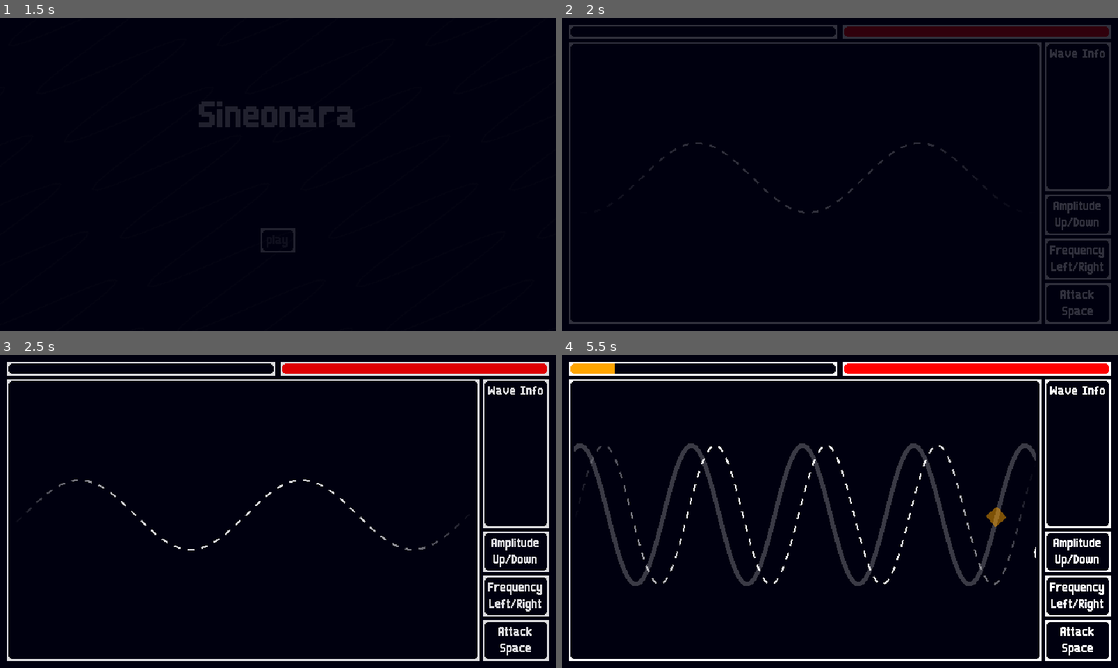
Above: before the commit, frames 1-4 (two rows, left to right).
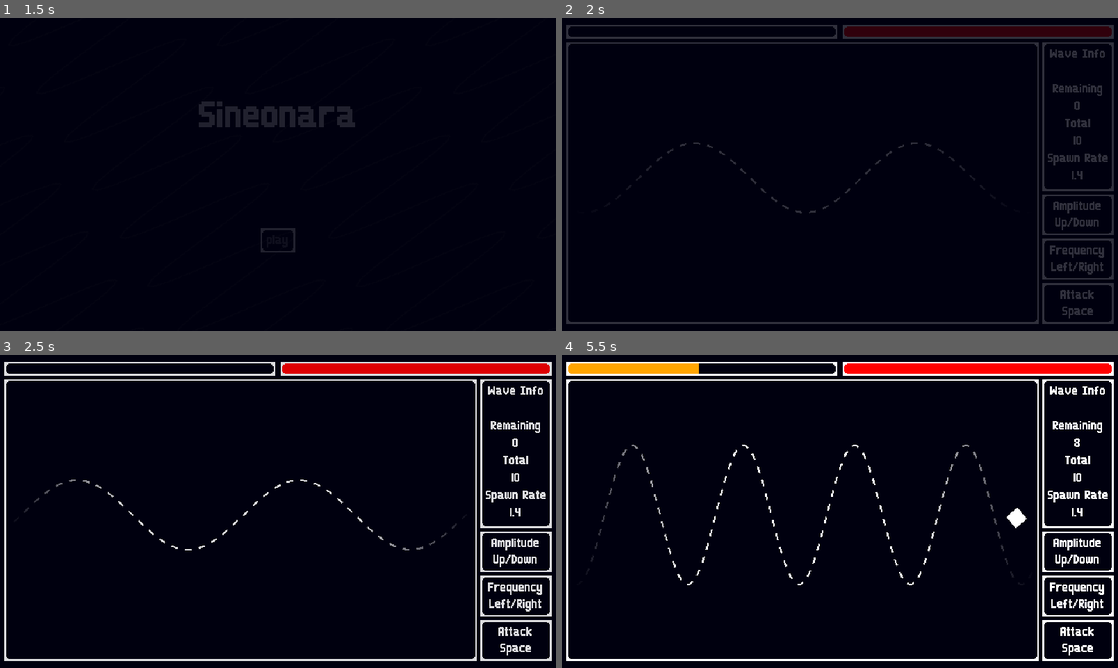
Above: after the commit, the same moments.

Repository: riSygneD/Sineonara
Game: Godot game, scene res://main.tscn
Two runs of this game, one before a commit and one after it. Both use one fixed random seed, a clock stepped at 60 frames per second and the inputs below. The project has no main scene, so this scene is started directly.
Inputs:
- Up to frame 1 (1.5 s): click "play" at 0.5 s; tap Space (attack) at 1.35 s
- Up to frame 2 (2 s): no input
- Up to frame 3 (2.5 s): tap Space (attack) at 2.1 s
- Up to frame 4 (5.5 s): tap S (decrease_amplitude) at 2.85 s; tap Space (attack) every 0.75 s from 3.05 to 5.3 s; tap D (decrease_frequency) at 3.6 s; tap W (increase_amplitude) at 4.35 s; tap A (increase_frequency) at 5.1 s

Frame 1 is identical in both runs. In frame 2, 3.2% of the frame differs, in the area x 0-100%, y 2-98%; in frame 3, 3.3%; in frame 4, 7.8%.
Error before the commit: Invalid call. Nonexistent function 'get_energy' in base 'Nil'. (res://player_path_controller.gd:25)

Commit message:
Lots; should be finished

Diff:
--- a/enemies/basic_enemy.gd
+++ b/enemies/basic_enemy.gd
@@ -31,4 +31,3 @@
 
 func _on_screen_exited() -> void:
 	SignalBus.enemy_reached_left.emit()
-	print("hi owo")
--- /dev/null
+++ b/game_over_screen.gd
@@ -0,0 +1,16 @@
+class_name GameOverScreen
+extends Control
+
+
+signal main_menu_requested
+
+
+@onready var main_menu_button: Button = %MainMenuButton
+
+
+func _ready() -> void:
+	main_menu_button.pressed.connect(_on_main_menu_button_pressed)
+
+func _on_main_menu_button_pressed() -> void:
+	main_menu_button.set_disabled(true)
+	main_menu_requested.emit()
--- /dev/null
+++ b/game_over_screen.tscn
@@ -0,0 +1,50 @@
+[gd_scene load_steps=3 format=3 uid="uid://da0h5pqfitjqn"]
+
+[ext_resource type="Theme" uid="uid://18prg1h5nv17" path="res://main_menu_theme.tres" id="1_gt22q"]
+[ext_resource type="Script" uid="uid://dw3wlikydg04l" path="res://game_over_screen.gd" id="2_w3hxg"]
+
+[node name="GameOverScreen" type="Control"]
+process_mode = 3
+layout_mode = 3
+anchors_preset = 15
+anchor_right = 1.0
+anchor_bottom = 1.0
+grow_horizontal = 2
+grow_vertical = 2
+theme = ExtResource("1_gt22q")
+script = ExtResource("2_w3hxg")
+
+[node name="ColorRect" type="ColorRect" parent="."]
+layout_mode = 1
+anchors_preset = 15
+anchor_right = 1.0
+anchor_bottom = 1.0
+grow_horizontal = 2
+grow_vertical = 2
+color = Color(0, 0, 0.05882353, 0.7490196)
+
+[node name="VBoxContainer" type="VBoxContainer" parent="."]
+layout_mode = 1
+anchors_preset = 13
+anchor_left = 0.5
+anchor_right = 0.5
+anchor_bottom = 1.0
+offset_left = -32.5
+offset_right = 32.5
+grow_horizontal = 2
+grow_vertical = 2
+alignment = 1
+
+[node name="Label" type="Label" parent="VBoxContainer"]
+modulate = Color(1, 0, 0, 1)
+layout_mode = 2
+text = "game over"
+horizontal_alignment = 1
+
+[node name="Control" type="Control" parent="VBoxContainer"]
+layout_mode = 2
+
+[node name="MainMenuButton" type="Button" parent="VBoxContainer"]
+unique_name_in_owner = true
+layout_mode = 2
+text = "main menu"
--- a/game_world.gd
+++ b/game_world.gd
@@ -1,18 +1,93 @@
+class_name GameWorld
 extends Node2D
+
+
+signal wave_updated(wave_info : WaveInfo)
+signal wave_enemies_remaining_updated
+signal wave_finished
+
+
+const GAME_OVER_UID = "uid://da0h5pqfitjqn"
+
+var wave_info : WaveInfo = WaveInfo.new(10, 1.4):
+	get = get_wave_info
+var wave_enemies_remaining : int = 0:
+	get = get_wave_enemies_remaining,
+	set = set_wave_enemies_remaining
+var player_stats : PlayerStats
+
 
 @onready var spawn_timer: Timer = %SpawnTimer
 @onready var enemy_spawner: EnemySpawner = %EnemySpawner
 
+
 func _ready() -> void:
+	wave_finished.connect(_on_wave_finished)
 	spawn_timer.timeout.connect(_on_spawn_timer_timeout)
 	await get_tree().create_timer(1.0, false, true).timeout
 	start_game()
 
+
+func get_wave_info() -> WaveInfo:
+	return wave_info
+
+func get_wave_enemies_remaining() -> int:
+	return wave_enemies_remaining
+
+func set_wave_enemies_remaining(value : int) -> void:
+	wave_enemies_remaining = value
+	wave_enemies_remaining_updated.emit(value)
+
+
 func _on_spawn_timer_timeout() -> void:
-	enemy_spawner.spawn_enemy()
+	if wave_enemies_remaining > 0:
+		enemy_spawner.spawn_enemy()
+		wave_enemies_remaining -= 1
+	else:
+		wave_finished.emit()
+		spawn_timer.stop()
+
+
+func _on_wave_finished() -> void:
+	wave_info.num_enemies += 5
+	wave_info.spawn_time = maxf(1.0, wave_info.spawn_time - 0.1)
+	wave_updated.emit(wave_info)
+	await get_tree().create_timer(5.0, false, true).timeout
+	start_next_wave()
+
 
 func start_game() -> void:
-	var player_stats := PlayerStats.new()
-	SignalBus.player_stats_initialized.emit(player_stats)
+	var p_player_stats := PlayerStats.new()
+	SignalBus.player_stats_initialized.emit(p_player_stats)
+	player_stats = p_player_stats
+	player_stats.no_health.connect(_on_no_health)
 
-	spawn_timer.start()
+	start_next_wave()
+
+
+func start_next_wave() -> void:
+	wave_enemies_remaining = wave_info.num_enemies
+	spawn_timer.start(wave_info.spawn_time)
+	player_stats.set_health(player_stats.get_health() + 1)
+
+
+func _on_no_health() -> void:
+	ResourceLoader.load_threaded_request(GAME_OVER_UID)
+
+	var tween := create_tween().set_trans(Tween.TRANS_QUAD)\
+			.set_ease(Tween.EASE_OUT).set_ignore_time_scale(true)
+	tween.tween_property(Engine, "time_scale", 0.0, 0.75)
+	tween.tween_callback(get_tree().set_pause.bind(true))
+	await tween.finished
+
+	var status : ResourceLoader.ThreadLoadStatus\
+			 = ResourceLoader.load_threaded_get_status(GAME_OVER_UID)
+	while status != ResourceLoader.ThreadLoadStatus.THREAD_LOAD_LOADED:
+		await get_tree().physics_frame
+		status = ResourceLoader.load_threaded_get_status(GAME_OVER_UID)
+
+	var game_over_scene : PackedScene\
+			 = ResourceLoader.load_threaded_get(GAME_OVER_UID) as PackedScene
+	var game_over_node : Node = game_over_scene.instantiate()
+	var main_node : Node = get_tree().get_first_node_in_group("main")
+	main_node.add_child(game_over_node)
--- a/main.gd
+++ b/main.gd
@@ -1,8 +1,9 @@
 extends Node
 
 
+const GAME_UID = "uid://dw88n4b32l7vi"
+const MAIN_MENU_UID = "uid://daudfjxicymcy"
 const MAIN_MENU = preload("uid://daudfjxicymcy")
-const GAME_UID = "uid://dw88n4b32l7vi"
 
 
 var fade_tween : Tween
@@ -15,13 +16,20 @@
 
 
 func _ready() -> void:
-	var main_menu : MainMenu = MAIN_MENU.instantiate() as MainMenu
+	if not is_in_group("main"):
+		add_to_group("main")
+
+	var main_menu_scene : PackedScene = ResourceLoader.load(MAIN_MENU_UID) as PackedScene
+	var main_menu : Node = main_menu_scene.instantiate()
 	add_child(main_menu)
 
 
 func _on_child_entered_tree(child : Node) -> void:
 	if child is MainMenu:
-		child.game_start_requested.connect(_on_game_start_requested.bind(child), CONNECT_ONE_SHOT)
+		child.game_start_requested.connect(_on_game_start_requested.bind(child),
+				CONNECT_ONE_SHOT)
+	elif child is GameOverScreen:
+		child.main_menu_requested.connect(_on_main_menu_requested, CONNECT_ONE_SHOT)
 
 
 func _on_game_start_requested(main_menu : MainMenu = null) -> void:
@@ -29,7 +37,8 @@
 
 	await fade_out()
 
-	main_menu.queue_free()
+	if main_menu:
+		main_menu.queue_free()
 
 	var status : ResourceLoader.ThreadLoadStatus = ResourceLoader.load_threaded_get_status(GAME_UID)
 	while status != ResourceLoader.ThreadLoadStatus.THREAD_LOAD_LOADED:
@@ -45,15 +54,44 @@
 	print("game should be loaded and visible! :3")
 
 
+func _on_main_menu_requested() -> void:
+	print("running")
+	ResourceLoader.load_threaded_request(MAIN_MENU_UID)
+
+	await fade_out()
+
+	for child : Node in get_children():
+		if child == fade_overlay:
+			continue
+		child.queue_free()
+	Engine.set_time_scale(1.0)
+
+	var status : ResourceLoader.ThreadLoadStatus = ResourceLoader.load_threaded_get_status(MAIN_MENU_UID)
+	while status != ResourceLoader.ThreadLoadStatus.THREAD_LOAD_LOADED:
+		await get_tree().physics_frame
+		status = ResourceLoader.load_threaded_get_status(MAIN_MENU_UID)
+
+	var menu_scene : PackedScene = ResourceLoader.load_threaded_get(MAIN_MENU_UID) as PackedScene
+	var menu_node : Node = menu_scene.instantiate()
+	add_child(menu_node)
+
+	await fade_in()
+
+	print("menu should be loaded and visible! :3")
+
+
 func fade_in(duration : float = 1.0) -> Signal:
 	return fade(0.0, duration)
+
 
 func fade_out(duration : float = 1.0) -> Signal:
 	return fade(1.0, duration)
 
+
 func fade(alpha : float, duration : float = 1.0) -> Signal:
 	if fade_tween:
 		fade_tween.kill()
-	fade_tween = create_tween().set_trans(Tween.TRANS_QUAD).set_ease(Tween.EASE_IN)
+	fade_tween = create_tween().set_trans(Tween.TRANS_QUAD)\
+			.set_ease(Tween.EASE_IN).set_ignore_time_scale(true)
 	fade_tween.tween_property(fade_overlay, "color:a", alpha, duration)
 	return fade_tween.finished
--- a/main.tscn
+++ b/main.tscn
@@ -2,10 +2,11 @@
 
 [ext_resource type="Script" uid="uid://dub35u32gkum2" path="res://main.gd" id="1_ig7tw"]
 
-[node name="Main" type="Node"]
+[node name="Main" type="Node" groups=["main"]]
+process_mode = 3
 script = ExtResource("1_ig7tw")
 
-[node name="FadeOverlay" type="ColorRect" parent="."]
+[node name="FadeOverlay" type="ColorRect" parent="." groups=["main"]]
 unique_name_in_owner = true
 z_index = 2048
 anchors_preset = 15
--- a/main_menu.gd
+++ b/main_menu.gd
@@ -5,13 +5,25 @@
 signal game_start_requested
 
 
+var static_tween : Tween
+
+
 @onready var play_button: Button = %PlayButton
+@onready var static_noise_player: StaticNoisePlayer = %StaticNoisePlayer
 
 
 func _ready() -> void:
 	play_button.pressed.connect(_on_play_button_pressed)
+	if static_tween:
+		static_tween.kill()
+	static_tween = create_tween()
+	static_tween.tween_property(static_noise_player, "volume_linear", 1.0, 3.0)
 
 
 func _on_play_button_pressed() -> void:
 	play_button.set_disabled(true)
 	game_start_requested.emit()
+	if static_tween:
+		static_tween.kill()
+	static_tween = create_tween()
+	static_tween.tween_property(static_noise_player, "volume_linear", 0.0, 0.5)
--- a/main_menu.tscn
+++ b/main_menu.tscn
@@ -1,11 +1,14 @@
-[gd_scene load_steps=5 format=3 uid="uid://daudfjxicymcy"]
+[gd_scene load_steps=7 format=3 uid="uid://daudfjxicymcy"]
 
 [ext_resource type="Theme" uid="uid://18prg1h5nv17" path="res://main_menu_theme.tres" id="1_06t4h"]
 [ext_resource type="PackedScene" uid="uid://cpsh1ojnwgsks" path="res://ui/main_menu_background.tscn" id="2_7vrkn"]
 [ext_resource type="Script" uid="uid://cnuluir36jtti" path="res://main_menu.gd" id="2_fu7sn"]
+[ext_resource type="Script" uid="uid://s0isn0k1c4ea" path="res://static_noise_player.gd" id="4_jix8l"]
 
 [sub_resource type="LabelSettings" id="LabelSettings_06t4h"]
 font_size = 48
+
+[sub_resource type="AudioStreamGenerator" id="AudioStreamGenerator_jix8l"]
 
 [node name="MainMenu" type="Control"]
 layout_mode = 3
@@ -16,16 +19,6 @@
 grow_vertical = 2
 theme = ExtResource("1_06t4h")
 script = ExtResource("2_fu7sn")
-
-[node name="StaticBackground" type="ColorRect" parent="."]
-visible = false
-layout_mode = 1
-anchors_preset = 15
-anchor_right = 1.0
-anchor_bottom = 1.0
-grow_horizontal = 2
-grow_vertical = 2
-color = Color(0, 0, 0.05882353, 1)
 
 [node name="AnimatedBackgroundContainer" type="SubViewportContainer" parent="."]
 layout_mode = 0
@@ -72,3 +65,11 @@
 grow_horizontal = 2
 grow_vertical = 0
 text = "play"
+
+[node name="StaticNoisePlayer" type="AudioStreamPlayer" parent="."]
+unique_name_in_owner = true
+stream = SubResource("AudioStreamGenerator_jix8l")
+volume_db = -7.5
+pitch_scale = 0.15
+script = ExtResource("4_jix8l")
+metadata/_custom_type_script = "uid://s0isn0k1c4ea"
--- /dev/null
+++ b/player_audio_handler.gd
@@ -0,0 +1,37 @@
+class_name PlayerAudioHandler
+extends Node
+
+
+const HURT = preload("uid://cmndcycc1ofjg")
+const ATTACK = preload("uid://hu2k336igh7v")
+
+
+@export var player_path : PlayerPath
+@export var player_damage_handler : PlayerDamageHandler
+
+
+func _ready() -> void:
+	if player_path:
+		player_path.attacked.connect(play_attack_sound)
+	if player_damage_handler:
+		player_damage_handler.damage_taken.connect(play_hurt_sound)
+
+
+func play_attack_sound(amplitude_step : int, frequency_step : int) -> void:
+	var audio_player := new_audio_player(ATTACK.duplicate())
+	audio_player.volume_linear *= 0.8 + (amplitude_step * 0.2)
+	audio_player.pitch_scale *= 0.75 + (frequency_step * 0.25)
+	add_child(audio_player)
+
+
+func play_hurt_sound() -> void:
+	var audio_player := new_audio_player(HURT.duplicate())
+	add_child(audio_player)
+
+
+func new_audio_player(audio_stream : AudioStream) -> AudioStreamPlayer:
+	var audio_player := AudioStreamPlayer.new()
+	audio_player.set_stream(audio_stream)
+	audio_player.set_autoplay(true)
+	audio_player.finished.connect(audio_player.queue_free)
+	return audio_player
--- a/player_damage_handler.gd
+++ b/player_damage_handler.gd
@@ -1,5 +1,8 @@
 class_name PlayerDamageHandler
 extends Node
+
+
+signal damage_taken
 
 
 var player_stats : PlayerStats
@@ -19,3 +22,4 @@
 		print_debug("ERROR: Player stats was not initialized for me!")
 		return
 	player_stats.health -= 1
+	damage_taken.emit()
--- a/player_energy_handler.gd
+++ b/player_energy_handler.gd
@@ -1,8 +1,9 @@
 class_name PlayerEnergyHandler
 extends Node
 
-const ENERGY_RECHARGE_RATE := 6.0 # per second
+const BASE_ENERGY_RECHARGE_RATE := 1.0 # per second
 
+var energy_recharge_rate : float = BASE_ENERGY_RECHARGE_RATE
 var player_stats : PlayerStats
 
 func _ready() -> void:
@@ -14,5 +15,5 @@
 func _physics_process(delta: float) -> void:
 	if not player_stats:
 		return
-	var energy_delta : float = ENERGY_RECHARGE_RATE * delta
+	var energy_delta : float = energy_recharge_rate * delta
 	player_stats.set_energy(player_stats.get_energy() + energy_delta)
--- a/player_path.gd
+++ b/player_path.gd
@@ -1,5 +1,9 @@
 class_name PlayerPath
 extends Path2D
+
+
+signal attacked(amplitude_step : int, frequency_step : int)
+signal energy_cost_changed
 
 
 const IMPACT_SHIFT_SPEED_FACTOR : float = 6.75
@@ -9,6 +13,9 @@
 const AMPLITUDE_STEPS : Array[float] = [40.0, 80.0, 120.0]
 const PERIOD_FACTOR_STEPS : Array[float] = [16.0, 8.0, 4.0]
 
+const BASE_ENERGY_COST : float = 2.0
+const AMPLITUDE_ENERGY_STEP : float = 1.0
+const FREQUENCY_ENERGY_STEP : float = 1.0
 
 var _shift_speed_factor : float = BASE_SHIFT_SPEED_FACTOR
 var _amplitude_step_idx : int = 0:
@@ -46,6 +53,8 @@
 	attack_path.set_global_position(get_global_position())
 	attack_visualizer.hidden.connect(attack_path.queue_free)
 
+	attacked.emit(_amplitude_step_idx, _period_factor_step_idx)
+
 	if _shift_speed_tween:
 		_shift_speed_tween.pause()
 		_shift_speed_tween.custom_step(IMPACT_DURATION)
@@ -73,15 +82,21 @@
 
 
 func set_amplitude_step_idx(value : int) -> void:
+	if _amplitude_step_idx == value:
+		return
 	_amplitude_step_idx = value
 	if is_inside_tree():
 		_tween_amplitude_to(AMPLITUDE_STEPS.get(_amplitude_step_idx))
+	energy_cost_changed.emit()
 
 
 func set_period_factor_step_idx(value : int) -> void:
+	if _period_factor_step_idx == value:
+		return
 	_period_factor_step_idx = value
 	if is_inside_tree():
 		_tween_period_factor_to(PERIOD_FACTOR_STEPS.get(_period_factor_step_idx))
+	energy_cost_changed.emit()
 
 
 func _tween_amplitude_to(value : float) -> void:
@@ -123,3 +138,9 @@
 
 func get_period_factor_step_idx() -> int:
 	return _period_factor_step_idx
+
+func get_energy_cost() -> float:
+	var energy_cost : float = BASE_ENERGY_COST
+	energy_cost += AMPLITUDE_ENERGY_STEP * _amplitude_step_idx
+	energy_cost += FREQUENCY_ENERGY_STEP * _period_factor_step_idx
+	return energy_cost
--- a/player_path.tscn
+++ b/player_path.tscn
@@ -1,12 +1,13 @@
-[gd_scene load_steps=10 format=3 uid="uid://4ad6ir3elqsv"]
+[gd_scene load_steps=11 format=3 uid="uid://4ad6ir3elqsv"]
 
 [ext_resource type="Script" uid="uid://c4mbyite8vh43" path="res://wave/scripts/wave_curve.gd" id="1_qyuvv"]
 [ext_resource type="Script" uid="uid://bs2p0a2pd5drg" path="res://player_path.gd" id="2_1vfu6"]
 [ext_resource type="Texture2D" uid="uid://dnlrmdls117j8" path="res://wave/resources/quarter_dashed_line.tres" id="2_w6iud"]
-[ext_resource type="Script" uid="uid://bvhrcxkuu7kvn" path="res://wave/scripts/path_visualizer.gd" id="4_w6iud"]
+[ext_resource type="Script" uid="uid://blvhdfh2kyps3" path="res://player_path_visualizer.gd" id="4_3v1q2"]
 [ext_resource type="Script" uid="uid://cnb2d2hatqt3v" path="res://player_damage_handler.gd" id="5_vl757"]
 [ext_resource type="Script" uid="uid://bnbfy0k03nw4h" path="res://player_energy_handler.gd" id="6_3v1q2"]
 [ext_resource type="Script" uid="uid://ckgjqv77v7tsm" path="res://player_path_controller.gd" id="7_yf3j2"]
+[ext_resource type="Script" uid="uid://box5cmfyvl3ag" path="res://player_audio_handler.gd" id="8_3v1q2"]
 
 [sub_resource type="Curve2D" id="Curve2D_fc0e3"]
 _data = {
@@ -41,7 +42,7 @@
 joint_mode = 2
 begin_cap_mode = 2
 end_cap_mode = 2
-script = ExtResource("4_w6iud")
+script = ExtResource("4_3v1q2")
 path = NodePath("..")
 metadata/_custom_type_script = "uid://bvhrcxkuu7kvn"
 
@@ -53,3 +54,8 @@
 
 [node name="PlayerPathController" type="Node" parent="."]
 script = ExtResource("7_yf3j2")
+
+[node name="PlayerAudioHandler" type="Node" parent="." node_paths=PackedStringArray("player_path", "player_damage_handler")]
+script = ExtResource("8_3v1q2")
+player_path = NodePath("..")
+player_damage_handler = NodePath("../PlayerDamageHandler")
--- a/player_path_controller.gd
+++ b/player_path_controller.gd
@@ -6,7 +6,7 @@
 
 
 var player_stats : PlayerStats
-
+var active : bool = false
 
 func _enter_tree() -> void:
 	if get_parent() is PlayerPath:
@@ -18,11 +18,11 @@
 
 
 func _unhandled_input(event: InputEvent) -> void:
-	if not player_path or not event.is_pressed() or event.is_echo():
+	if not active or not player_path or not event.is_pressed() or event.is_echo():
 		return
 	if event.is_action("attack"):
-		var energy_cost : float = get_energy_cost()
-		if player_stats.get_energy() >= energy_cost:
+		var energy_cost := player_path.get_energy_cost()
+		if player_stats.get_energy() >= player_path.get_energy_cost():
 			player_path.attack()
 			player_stats.energy -= energy_cost
 	elif event.is_action("decrease_amplitude"):
@@ -39,11 +39,12 @@
 		return
 	get_viewport().set_input_as_handled()
 
-func get_energy_cost() -> float:
-	var energy_cost : float = 12.0
-	energy_cost += 6.0 * (player_path.get_amplitude_step_idx() + 1)
-	energy_cost += 6.0 * (player_path.get_period_factor_step_idx() + 1)
-	return energy_cost
 
 func _on_player_stats_initialized(p_player_stats : PlayerStats) -> void:
 	player_stats = p_player_stats
+	if not player_stats:
+		return
+	player_stats.no_health.connect(func():
+		active = false
+	)
+	active = true
--- /dev/null
+++ b/player_path_visualizer.gd
@@ -0,0 +1,29 @@
+@tool
+class_name PlayerPathVisualizer
+extends PathVisualizer
+
+const ENERGY_VALID := Color.ORANGE
+const ENERGY_INVALID := Color.WHITE
+
+var player_stats : PlayerStats
+
+func _ready() -> void:
+	if Engine.is_editor_hint():
+		return
+	SignalBus.player_stats_initialized.connect(_on_player_stats_initialized)
+	set_modulate(ENERGY_INVALID)
+
+func _on_player_stats_initialized(p_player_stats : PlayerStats) -> void:
+	player_stats = p_player_stats
+	if not player_stats:
+		return
+	player_stats.energy_changed.connect(_on_energy_changed)
+
+func _on_energy_changed(value : float) -> void:
+	if not path or path is not PlayerPath:
+		return
+	if path is PlayerPath:
+		if value < path.get_energy_cost():
+			set_modulate(ENERGY_INVALID)
+		else:
+			set_modulate(ENERGY_VALID)
--- a/player_stats.gd
+++ b/player_stats.gd
@@ -15,10 +15,10 @@
 @export var max_health : int = 6:
 	set = set_max_health,
 	get = get_max_health
-@export var energy : float = 120.0:
+@export var energy : float = 0.0:
 	set = set_energy,
 	get = get_energy
-@export var max_energy : float = 120.0:
+@export var max_energy : float = 6.0:
 	set = set_max_energy,
 	get = get_max_energy
 
--- a/project.godot
+++ b/project.godot
@@ -31,6 +31,10 @@
 window/stretch/mode="viewport"
 window/stretch/aspect="keep_height"
 window/stretch/scale_mode="integer"
+
+[global_group]
+
+main=""
 
 [input]
 
--- a/signal_bus.gd
+++ b/signal_bus.gd
@@ -1,4 +1,5 @@
 extends Node
 
 signal enemy_reached_left
+signal main_menu_requested
 signal player_stats_initialized(player_stats : PlayerStats)
--- /dev/null
+++ b/static_noise_player.gd
@@ -0,0 +1,32 @@
+class_name StaticNoisePlayer
+extends AudioStreamPlayer
+
+
+var sample_hz = 22050.0 # Keep the number of samples to mix low, GDScript is not super fast.
+var pulse_hz = 440.0
+var phase = 0.0
+var playback: AudioStreamPlayback = null # Actual playback stream, assigned in _ready().
+
+
+func _fill_buffer():
+	var increment = pulse_hz / sample_hz
+
+	var to_fill = playback.get_frames_available()
+	while to_fill > 0:
+		playback.push_frame(Vector2.ONE * sin(phase * TAU)) # Audio frames are stereo.
+		phase = fmod(phase + increment, 1.0)
+		to_fill -= 1
+
+
+func _process(_delta):
+	_fill_buffer()
+
+
+func _ready():
+	# Setting mix rate is only possible before play().
+	stream.mix_rate = sample_hz
+	play()
+	playback = get_stream_playback()
+	# `_fill_buffer` must be called *after* setting `playback`,
+	# as `fill_buffer` uses the `playback` member variable.
+	_fill_buffer()
--- /dev/null
+++ b/ui/game_ui.gd
@@ -0,0 +1,25 @@
+extends Control
+
+const WAVE_INFO_FORMAT = "Wave Info\n\nRemaining\n%d\nTotal\n%d\nSpawn Rate\n%.1f"
+
+@onready var game_world: GameWorld = %GameWorld
+@onready var wave_info_label: Label = %WaveInfoLabel
+
+func _ready() -> void:
+	game_world.wave_updated.connect(_on_wave_updated)
+	game_world.wave_enemies_remaining_updated.connect(_on_wave_enemies_remaining_updated)
+	_on_wave_updated(game_world.get_wave_info())
+
+func _on_wave_enemies_remaining_updated(value : int) -> void:
+	var wave_info := game_world.get_wave_info()
+	wave_info_label.set_text(WAVE_INFO_FORMAT % [
+		value,
+		wave_info.num_enemies,
+		wave_info.spawn_time
+	])
+func _on_wave_updated(wave_info : WaveInfo) -> void:
+	wave_info_label.set_text(WAVE_INFO_FORMAT % [
+		game_world.get_wave_enemies_remaining(),
+		wave_info.num_enemies,
+		wave_info.spawn_time
+	])
--- a/ui/game_ui.tscn
+++ b/ui/game_ui.tscn
@@ -1,7 +1,8 @@
-[gd_scene load_steps=5 format=3 uid="uid://dw88n4b32l7vi"]
+[gd_scene load_steps=6 format=3 uid="uid://dw88n4b32l7vi"]
 
 [ext_resource type="Theme" uid="uid://18prg1h5nv17" path="res://main_menu_theme.tres" id="1_oaw30"]
 [ext_resource type="PackedScene" uid="uid://byy8jn02k43cq" path="res://ui/health_ui.tscn" id="2_3rlp6"]
+[ext_resource type="Script" uid="uid://cqemxtwt3og2f" path="res://ui/game_ui.gd" id="2_3vkek"]
 [ext_resource type="PackedScene" uid="uid://cku8kjtawyxjg" path="res://game_world.tscn" id="2_mj8uy"]
 [ext_resource type="PackedScene" uid="uid://cd48d6qb7r8pm" path="res://ui/energy_ui.tscn" id="3_3rlp6"]
 
@@ -12,7 +13,9 @@
 anchor_bottom = 1.0
 grow_horizontal = 2
 grow_vertical = 2
+mouse_filter = 2
 theme = ExtResource("1_oaw30")
+script = ExtResource("2_3vkek")
 
 [node name="MarginContainer" type="MarginContainer" parent="."]
 layout_mode = 1
@@ -21,6 +24,7 @@
 anchor_bottom = 1.0
 grow_horizontal = 2
 grow_vertical = 2
+mouse_filter = 2
 theme_override_constants/margin_left = 8
 theme_override_constants/margin_top = 8
 theme_override_constants/margin_right = 8
@@ -28,28 +32,34 @@
 
 [node name="VBoxContainer" type="VBoxContainer" parent="MarginContainer"]
 layout_mode = 2
+mouse_filter = 2
 
 [node name="TopBar" type="HBoxContainer" parent="MarginContainer/VBoxContainer"]
 layout_mode = 2
+mouse_filter = 2
 theme_override_constants/separation = 6
 
 [node name="EnergyUI" parent="MarginContainer/VBoxContainer/TopBar" instance=ExtResource("3_3rlp6")]
 layout_mode = 2
+mouse_filter = 2
 
 [node name="HealthUI" parent="MarginContainer/VBoxContainer/TopBar" instance=ExtResource("2_3rlp6")]
 layout_mode = 2
-size_flags_horizontal = 3
+mouse_filter = 2
 
 [node name="PlayArea" type="HBoxContainer" parent="MarginContainer/VBoxContainer"]
 layout_mode = 2
 size_flags_vertical = 3
+mouse_filter = 2
 
 [node name="PanelContainer" type="PanelContainer" parent="MarginContainer/VBoxContainer/PlayArea"]
 layout_mode = 2
 size_flags_horizontal = 3
+mouse_filter = 2
 
 [node name="SubViewportContainer" type="SubViewportContainer" parent="MarginContainer/VBoxContainer/PlayArea/PanelContainer"]
 layout_mode = 2
+mouse_filter = 2
 
 [node name="SubViewport" type="SubViewport" parent="MarginContainer/VBoxContainer/PlayArea/PanelContainer/SubViewportContainer"]
 handle_input_locally = false
@@ -57,9 +67,11 @@
 render_target_update_mode = 4
 
 [node name="GameWorld" parent="MarginContainer/VBoxContainer/PlayArea/PanelContainer/SubViewportContainer/SubViewport" instance=ExtResource("2_mj8uy")]
+unique_name_in_owner = true
 
 [node name="InfoBoxContainer" type="VBoxContainer" parent="MarginContainer/VBoxContainer/PlayArea"]
 layout_mode = 2
+mouse_filter = 2
 alignment = 2
 
 [node name="WaveInfoContainer" type="PanelContainer" parent="MarginContainer/VBoxContainer/PlayArea/InfoBoxContainer"]
@@ -67,10 +79,12 @@
 size_flags_vertical = 3
 
 [node name="WaveInfoLabel" type="Label" parent="MarginContainer/VBoxContainer/PlayArea/InfoBoxContainer/WaveInfoContainer"]
+unique_name_in_owner = true
 layout_mode = 2
 size_flags_vertical = 1
 text = "Wave Info"
 horizontal_alignment = 1
+vertical_alignment = 3
 
 [node name="AmplitudeContainer" type="PanelContainer" parent="MarginContainer/VBoxContainer/PlayArea/InfoBoxContainer"]
 layout_mode = 2
--- a/ui/health_ui.gd
+++ b/ui/health_ui.gd
@@ -7,7 +7,7 @@
 
 const HEALTH_BAR_COLOR_BASE : Color = Color.RED
 const HEALTH_BAR_COLOR_HEAL : Color = Color.GREEN
-const HEALTH_BAR_COLOR_DAMAGED : Color = Color.YELLOW
+const HEALTH_BAR_COLOR_DAMAGED : Color = Color.WHITE
 const TWEEN_DELAY : float = 0.75
 const TWEEN_DURATION : float = 0.5
 
--- /dev/null
+++ b/wave_info.gd
@@ -0,0 +1,10 @@
+class_name WaveInfo
+extends Resource
+
+
+@export var num_enemies : int = 12
+@export var spawn_time : float = 1.0
+
+func _init(_num_enemies : int = 12, _spawn_time : float = 1.0) -> void:
+	num_enemies = _num_enemies
+	spawn_time = _spawn_time
Not shown, added: assets/attack.wav.import
Not shown, added: assets/hurt.wav.import
Not shown, added: game_over_screen.gd.uid
Not shown, added: player_audio_handler.gd.uid
Not shown, added: player_path_visualizer.gd.uid
Not shown, added: static_noise_player.gd.uid
Not shown, added: ui/game_ui.gd.uid
Not shown, added: wave_info.gd.uid
Not shown, added: assets/attack.wav
Not shown, added: assets/hurt.wav
